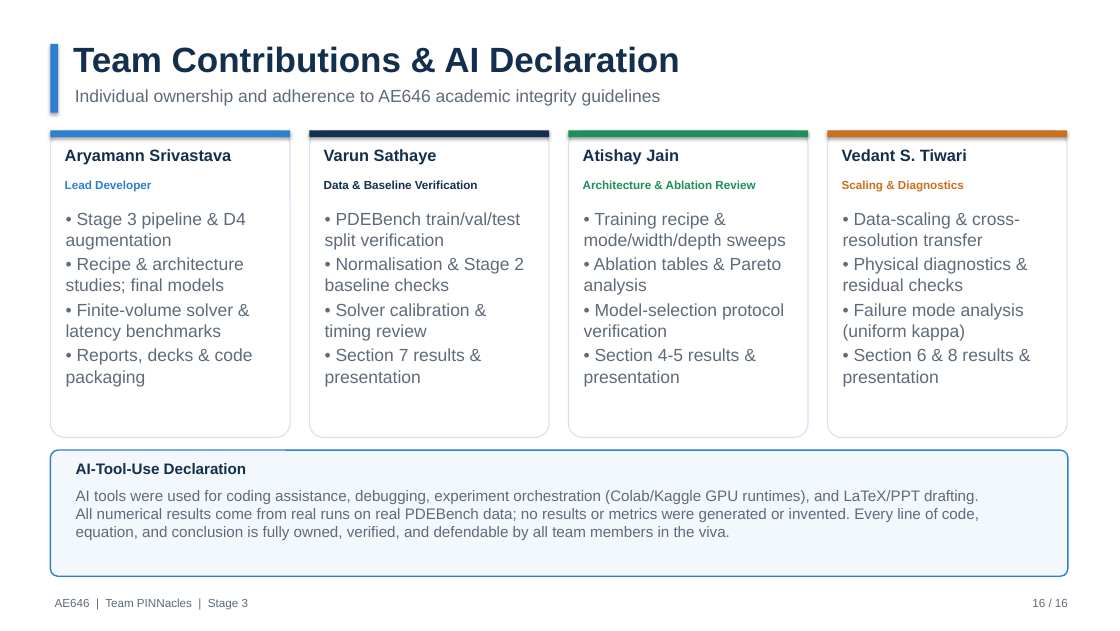
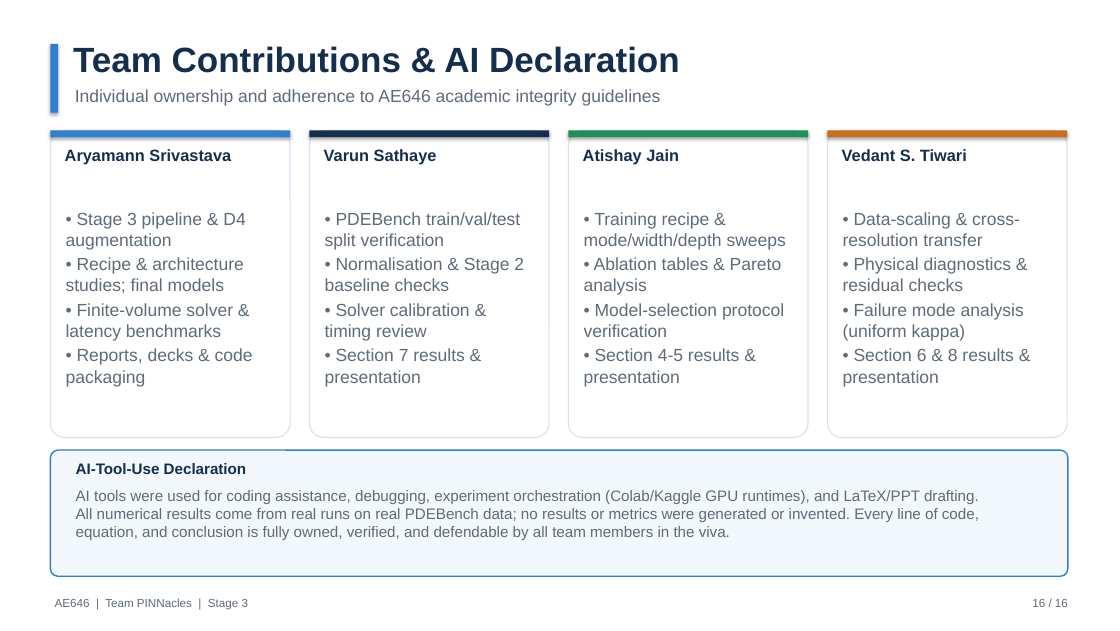
Before and after one commit to ARYAMANN7279/AE646-PINNacles, a slide deck: slide 16 of stage3/PINNacles_Stage3_FinalPresentation.pptx. Drawn at 1120x631 pixels with LibreOffice and Linux fonts; fonts in the diff are those of the drawing. Boxes give left, top, right and bottom in pixels: in the first picture for what was removed or moved away, otherwise in the second. Text is boxed around its words. In the diff, an @@ line names an element or a change of style, - is before the commit and + after.

```diff
--- a/stage3/PINNacles_Stage3_FinalPresentation.pptx
+++ b/stage3/PINNacles_Stage3_FinalPresentation.pptx
@@ text removed at (65, 180, 151, 192) @@
-Lead Developer
@@ text removed at (324, 180, 478, 189) @@
-Data & Baseline Verification
@@ text removed at (583, 180, 755, 189) @@
-Architecture & Ablation Review
@@ text removed at (842, 180, 964, 192) @@
-Scaling & Diagnostics
```
Also in this commit, not shown: 2 other files.
